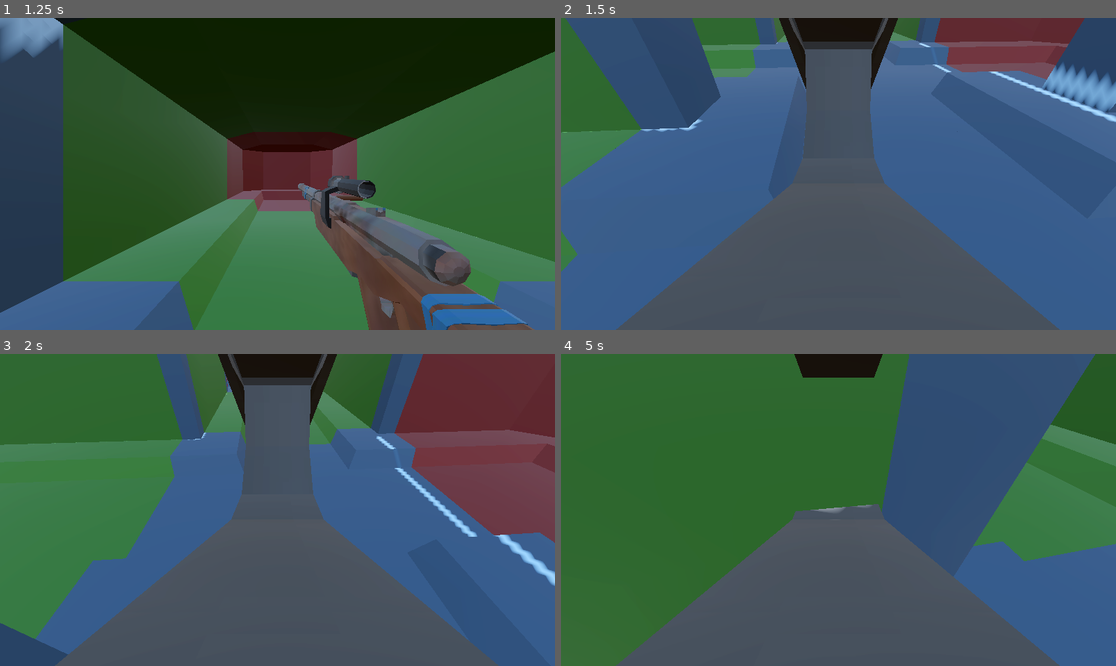
Above: before the commit, frames 1-4 (two rows, left to right).
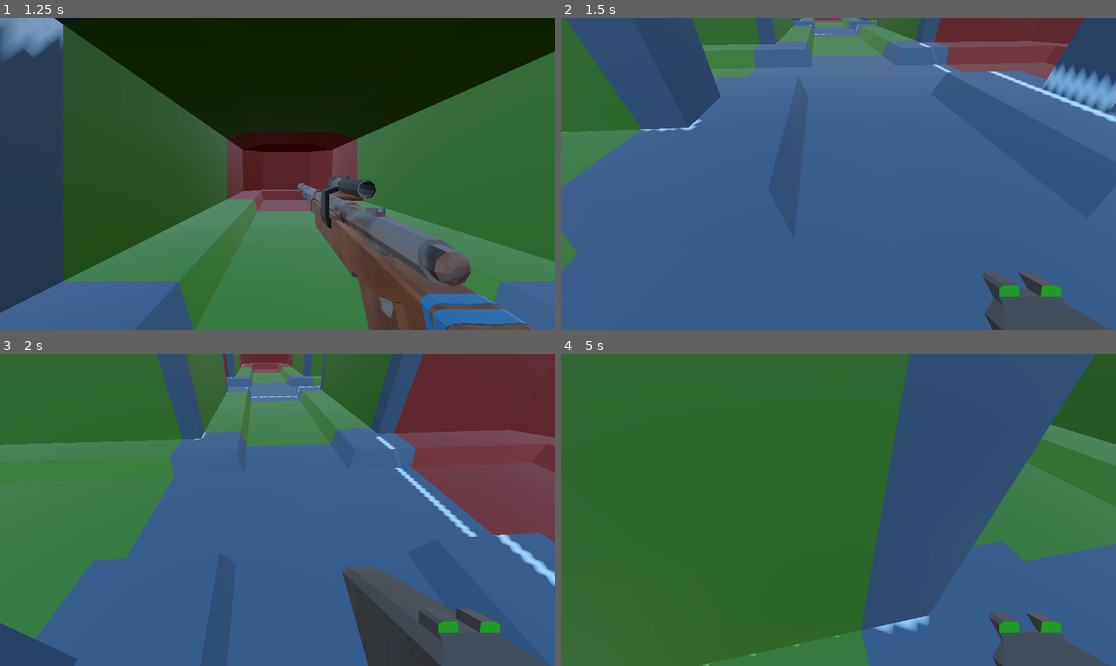
Above: after the commit, the same moments.

Repository: MikaelVV/tunnelsgame
Game: Godot game, scene res://Scenes/MainMenu.tscn
Same seed, same stepped clock (60 frames per second), same inputs: the game is played once before the commit and once after it.
Inputs (mouse positions are in pixels of both pictures, inside the frame that each line leads up to):
- Up to frame 1 (1.25 s): click "Start Game" at 0.5 s
- Up to frame 2 (1.5 s): tap Enter at 1.25 s; move the mouse to (866, 174) at 1.27 s; hold W (up) from 1.28 s (still down); tap 1 (next_weapon) at 1.35 s
- Up to frame 3 (2 s): keep holding W (up); tap Space (jump) at 1.52 s
- Up to frame 4 (5 s): keep holding W (up); move the mouse to (810, 510) at 2.02 s; tap 2 (previous_weapon) at 2.1 s; tap Space (jump) at 2.27, 3.77, 4.52 s; move the mouse to (849, 503) at 2.77 s; press the mouse at (849, 503) at 2.78 s; move the mouse to (832, 516) at 3.52 s; release the mouse at (832, 516) at 3.53 s; tap Shift (sprint) at 3.6 s; move the mouse to (877, 513) at 4.27 s; tap 1 (next_weapon) at 4.35 s

Frame 1 is identical in both runs. In frame 2, 31% of the frame differs, in the area x 9-99%, y 0-100%; in frame 3, 29%; in frame 4, 24%.

Commit message:
quick temp pistol fov fix

Diff:
--- a/Scenes/player.tscn
+++ b/Scenes/player.tscn
@@ -32,4 +32,5 @@
 visible = false
 
 [node name="Pistol" parent="HeadPivot/Camera3D/HandSlot" unique_id=1548776254 instance=ExtResource("4_vgqql")]
+transform = Transform3D(1, 0, 0, 0, 1, 0, 0, 0, 1, 1.235, -2.415, -3.185)
 visible = false
